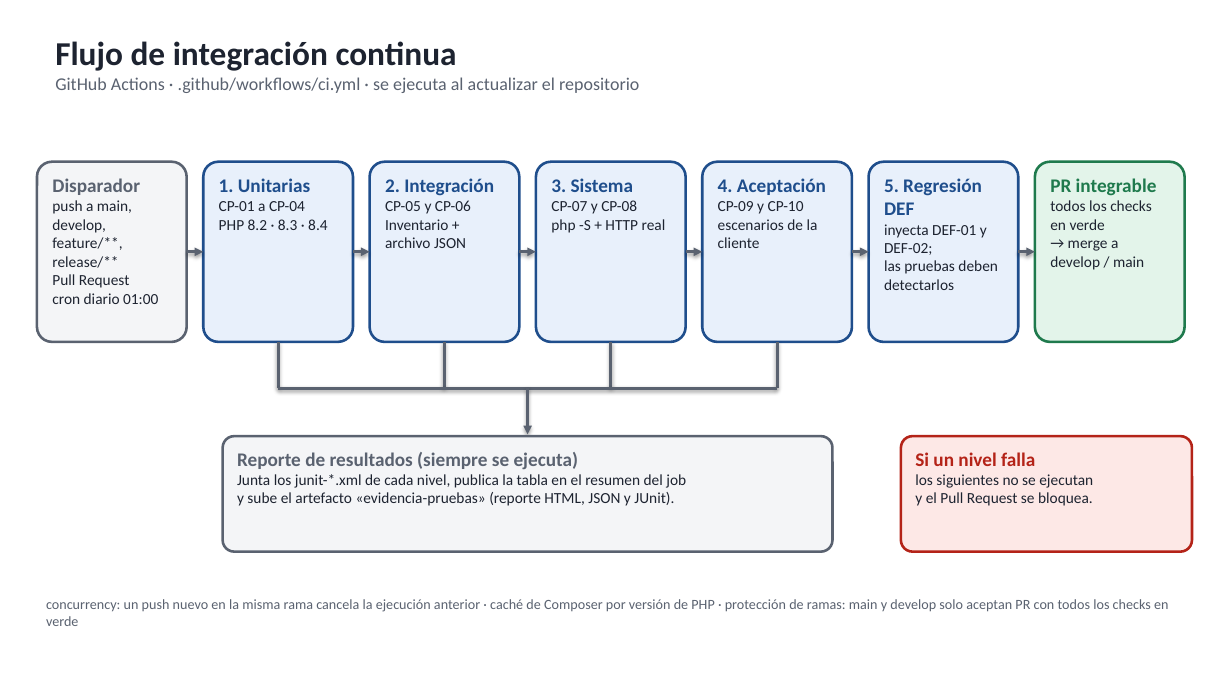
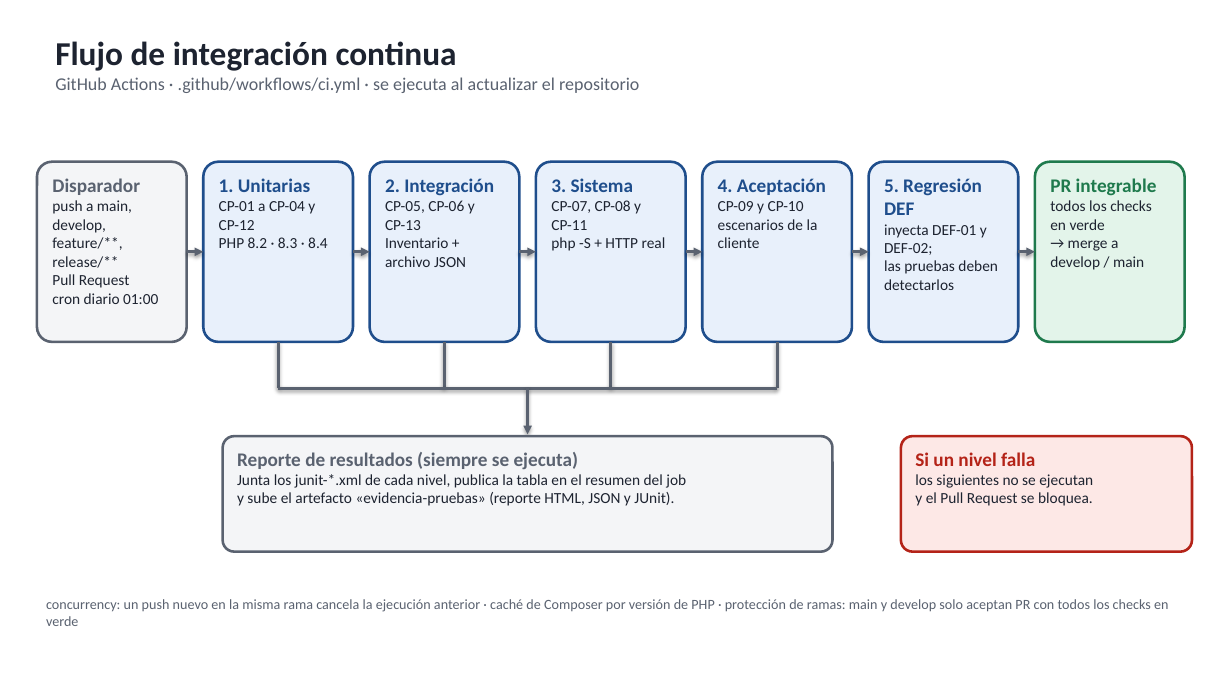
Before and after one commit to azharsonix/sistema-inventario-actividad-2, a slide deck: slide 7 of docs/Segunda parte/Diagramas - Segunda parte.pptx. Drawn at 1232x693 pixels with LibreOffice and Linux fonts; fonts in the diff are those of the drawing. Boxes give left, top, right and bottom in pixels: in the first picture for what was removed or moved away, otherwise in the second. Text is boxed around its words. In the diff, an @@ line names an element or a change of style, - is before the commit and + after.

```diff
--- a/docs/Segunda parte/Diagramas - Segunda parte.pptx
+++ b/docs/Segunda parte/Diagramas - Segunda parte.pptx
@@ text in rounded rectangle at bbox=[219, 201, 315, 230]: text changed @@
-CP-01 a CP-04
+CP-01 a CP-04 y CP-12
@@ text in rounded rectangle at bbox=[385, 200, 475, 230]: text changed @@
-CP-05 y CP-06
+CP-05, CP-06 y CP-13
@@ text in rounded rectangle at bbox=[551, 200, 641, 230]: text changed @@
-CP-07 y CP-08
+CP-07, CP-08 y CP-11
```
Also in this commit, not shown: 4 other slides changed, 3 slides added, 13 other files.
